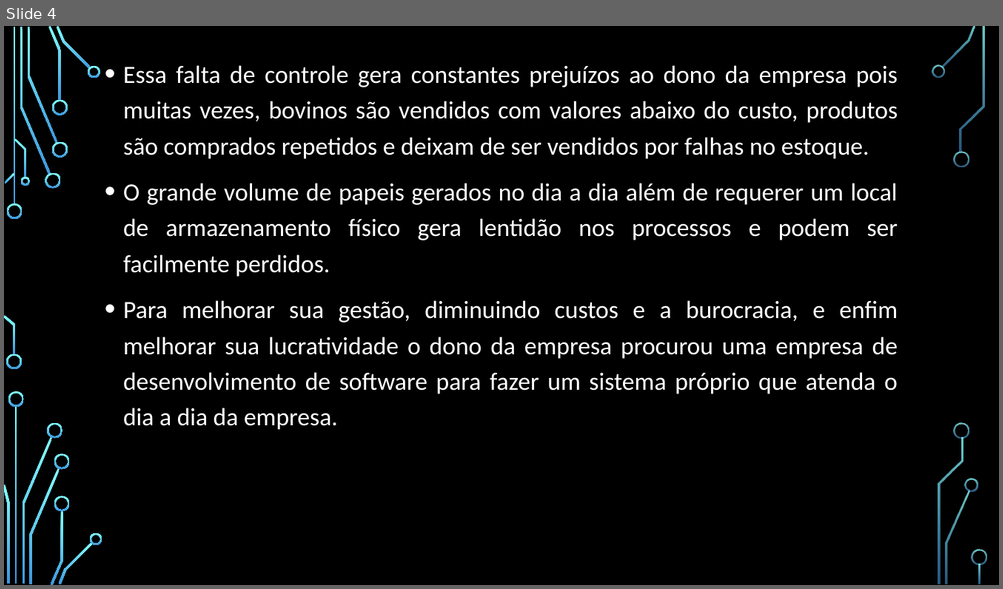
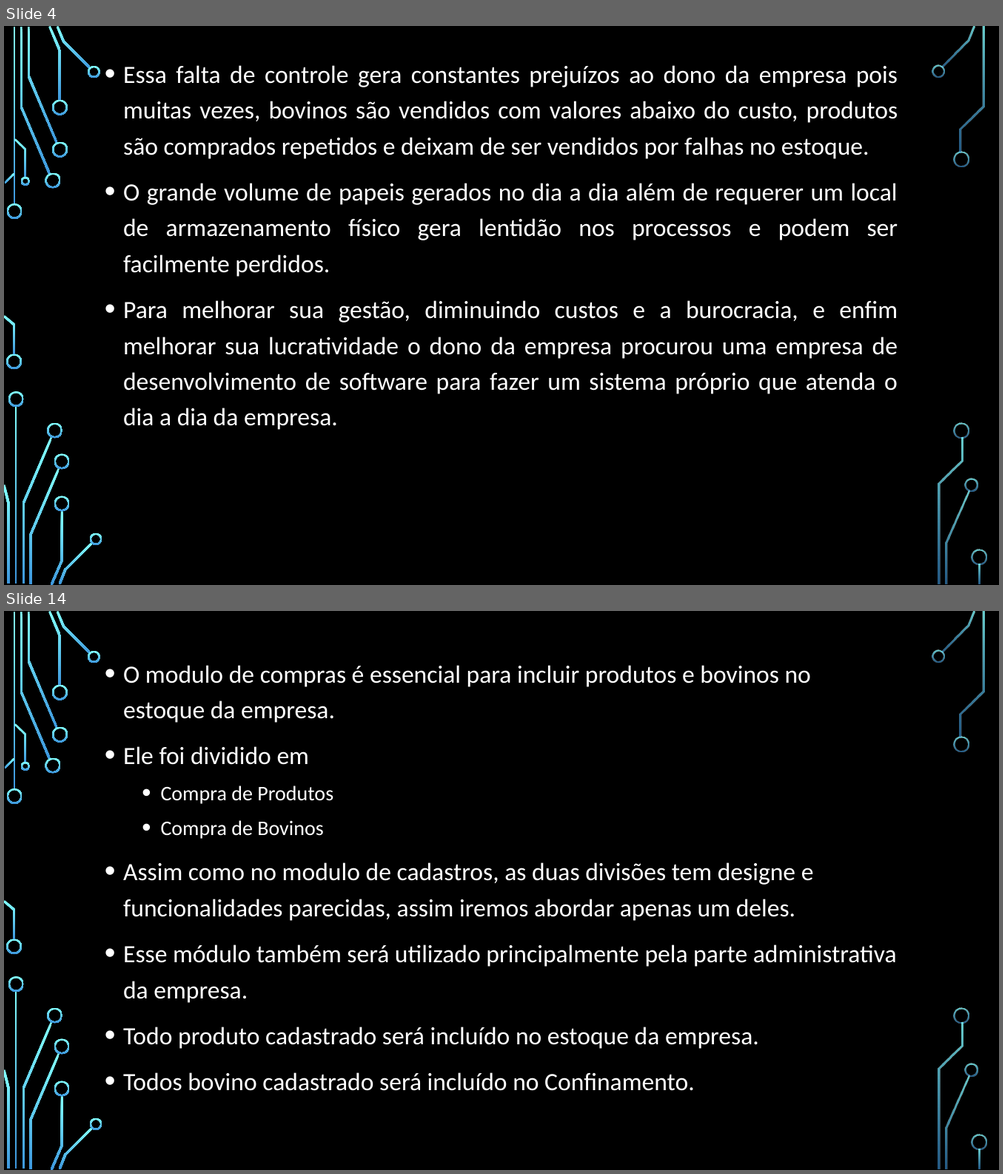
Before and after one commit to chav1985/GerenciamentoBovinos, a slide deck: GerenciamentoBovinos/Documentação/Apresentação/SISTEMA DE GERENCIAMENTO DE BOVINOS.pptx. Shown one above the other, each under a label of ours: slide 4 before the commit, slides 4 and 14 after it; the slides between them are not shown. The pictures are 1003x589 and 1003x1174 pixels, drawn with LibreOffice and Linux fonts; fonts in the diff are those of the drawing; background and template pictures are left out. Boxes give left, top, right and bottom in pixels: in the first picture for what was removed or moved away, otherwise in the second. Text is boxed around its words. In the diff, an @@ line names an element or a change of style, - is before the commit and + after.

```diff
--- a/GerenciamentoBovinos/Documentação/Apresentação/SISTEMA DE GERENCIAMENTO DE BOVINOS.pptx
+++ b/GerenciamentoBovinos/Documentação/Apresentação/SISTEMA DE GERENCIAMENTO DE BOVINOS.pptx
@@ slide 14 added at [4,611,999,1170], background picture (left out); not listed: 36 template elements that a slide beside it also shows @@
@@ text added at [123,665,896,1091], 24 pt, text #FFFFFF @@
+• O modulo de compras é essencial para incluir produtos e bovinos no estoque da empresa.
+• Ele foi dividido em
+  • Compra de Produtos
+  • Compra de Bovinos
+• Assim como no modulo de cadastros, as duas divisões tem designe e funcionalidades parecidas, assim iremos abordar apenas um deles.
+• Esse módulo também será utilizado principalmente pela parte administrativa da empresa.
+• Todo produto cadastrado será incluído no estoque da empresa.
+• Todos bovino cadastrado será incluído no Confinamento.
```
Also in this commit, not shown: 3 slides changed, 14 other slides added, 1 other file.
